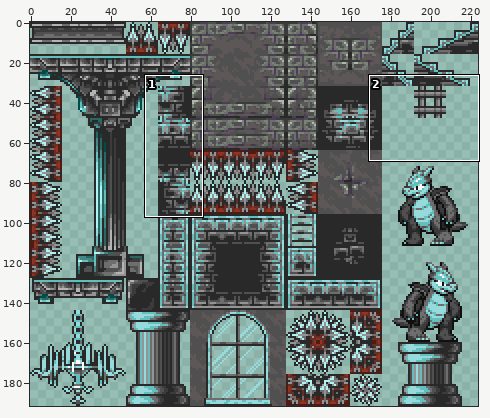
Sprite sheet -- res/gfx/tsCastle.png. The first picture is a wide view before the edit; the outline marks the close-up.
Close-up. As it was:
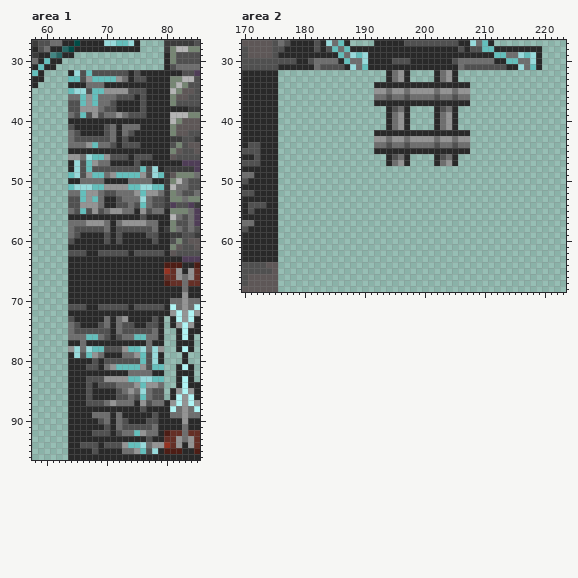
The file is 224x192 pixels. Colours within 5 levels of each other are drawn and written as one. Shown: area 1: x 58..85, y 27..96; area 2: x 170..223, y 27..68.
New version:
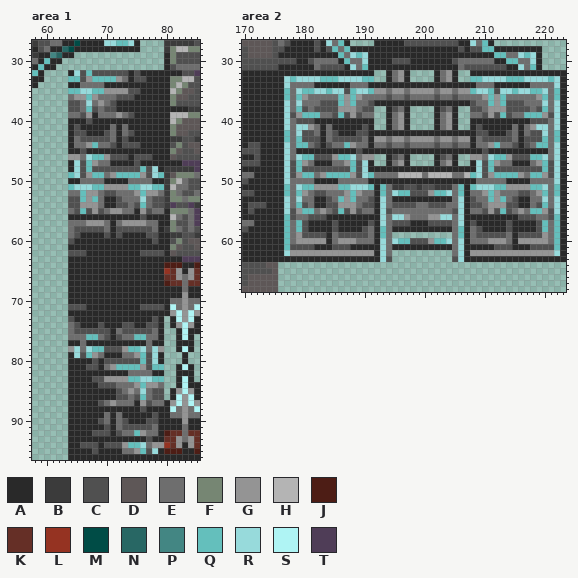
Palette (. is transparent): A #292929  B #3b3b3b  C #505050  D #5e5757  E #6e6e6e  F #768673  G #949494  H #b4b4b4  J #4d1d15  K #652f26  L #953322  M #004c46  N #286764  P #438683  Q #64bfbc  R #97dadb  S #aff4f4  T #4f3d57
From old to new:
Changed rows in their new state; - is an unchanged pixel.
Area 1:
first column x 64:
34 --E----------
35 -Q-R--------A
36 -GGQG-------A
37 --EREG------A
38 --EQC-------A
39 -ECGAE-----AA
40 ---C---------
41 AC----A---AA-
42 A-C----------
43 AE-----------
44 A------------
45 --C----------
first column x 69:
60 -A-A---
62 AAAAA-A
first column x 69:
71 AAAAA-A
73 -A-AA--
74 -A-A---
first column x 67:
83 A--
84 A--
85 A--
86 A--
87 AA-
89 -AA
Area 2:
first column x 176:
32 AAAAAAAAAAAAAAAA----------------AAAAAAAAAAAAAAAA
33 ARQRRRRQQQRRRRQQ----------------QQRRRRQQQRRRRQRA
34 AREEEEAAAAAAEEEA----------------AEEEAAAAAAEEEERA
35 AQERQQRRQRRCQRRQ----------------QRRQCRRQRRQQREQA
36 AQEQGEEEEEQGQGEE----------------EEGQGQEEEEEGQEQA
37 AREREEECCCQGQEEC----------------CEEQGQCCCEEERERA
38 AREQCECCCCGGGECC----------------CCEGGGCCCCECQERA
39 ARCGQQQEECQCGCEE----------------EECGCQCEEQQQGCRA
40 ARECCCAAAAAAAAAA----------------AAAAAAAAAACCCERA
41 ARERRGEAEAAAAACA----------------ACAAAAAEAEGRRERA
42 AQERCCEAECAAACCA----------------ACCAAACEAECCREQA
43 AQEQCCCAECCCCCEA----------------AECCCCCEACCCQEQA
44 AREQQECACEEQGEEA----------------AEEGQEECACEQQERA
45 AREAAAAAAAAAACAA----------------AACAAAAAAAAAAERA
46 ARERQQCCCGQQREGG----------------GGERQQGCCCQQRERA
47 ARCQGEAAAEEGQCRA----------------ARCQGEEAAAEGQCRA
48 ARCQCCCCCCCCQCRAAAAAAAAAAAAAAAAAARCQCCCCCCCCQCRA
49 ARCGQQEGQQQQGCRQEEEEHHHHEHHHHEEHQRCGQQQQGEQQGCRA
50 AREEEEAAAAEEEEEAAAAAAAAAAAAAAAAAAEEEEEAAAAEEEERA
51 AQERQQGGGGQQRRRQAQEBBCCBCCBBBEQAQRRRQQGGGGQQREQA
52 AQEQGECCEEEGQGEEAQERQQCCCGQQREQAEEGQGEEECCEGQEQA
53 AREREEAACEQGQEECAREAAAAAAAAAAERACEEQGQECAAEERERA
54 AREQCEAACCGGGECCARECCCCEECCCEERACCEGGGCCAAECQERA
55 ARCGQQEGECQCGCEEARCEEEEEEEEEECRAEECGCQCEGEQQGCRA
56 AQCEECCCAAAAAAAAARERRGEEEGGRRERAAAAAAAAACCCEECQA
57 AQEQCAAAACAAAAACARECCCAAACCCCERACAAAAACAAAACQEQA
58 AQEQCAAAACAAAACEAQEAAAAAAAAAAEQAECAAAACAAAACQEQA
59 AQEGCCCCAECCCCCEAQE----------EQAECCCCCEACCCCGEQA
60 AQEGGGGGAEGGGEEEARERQQCCCGQQRERAEEEGGGEAGGGGGEQA
61 AQCCCCAAACCCAAAAAREAAAAAAAAAAERAAAAACCCAAACCCCQA
62 ARGGGGGGGGGGGGGGARE----------ERAGGGGGGGGGGGGGGRA
63 AAAAAAAAAAAAAAAAARC----------CRAAAAAAAAAAAAAAAAA
Changed places in both close-ups, as pixel boxes (x1, y1, x2, y2):
changed: (68, 82, 146, 154)
changed: (98, 238, 140, 256)
changed: (98, 304, 140, 328)
changed: (86, 376, 104, 418)
added: (278, 70, 566, 262)
